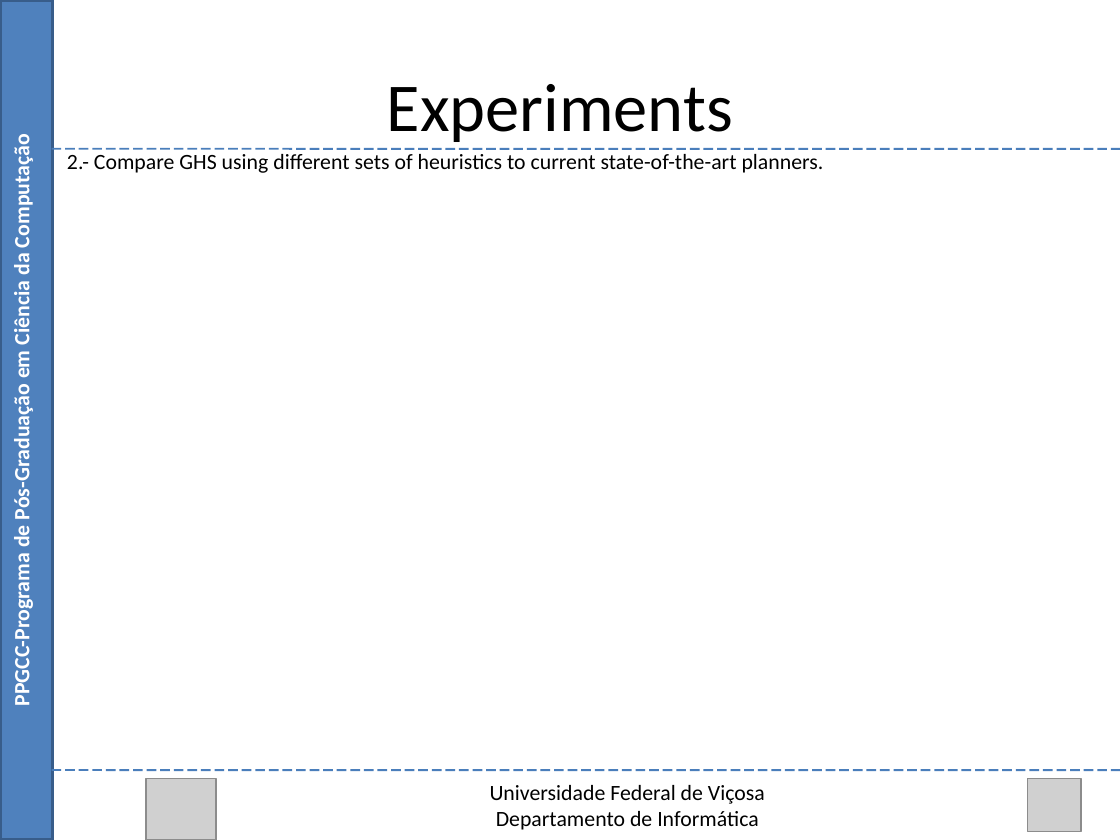
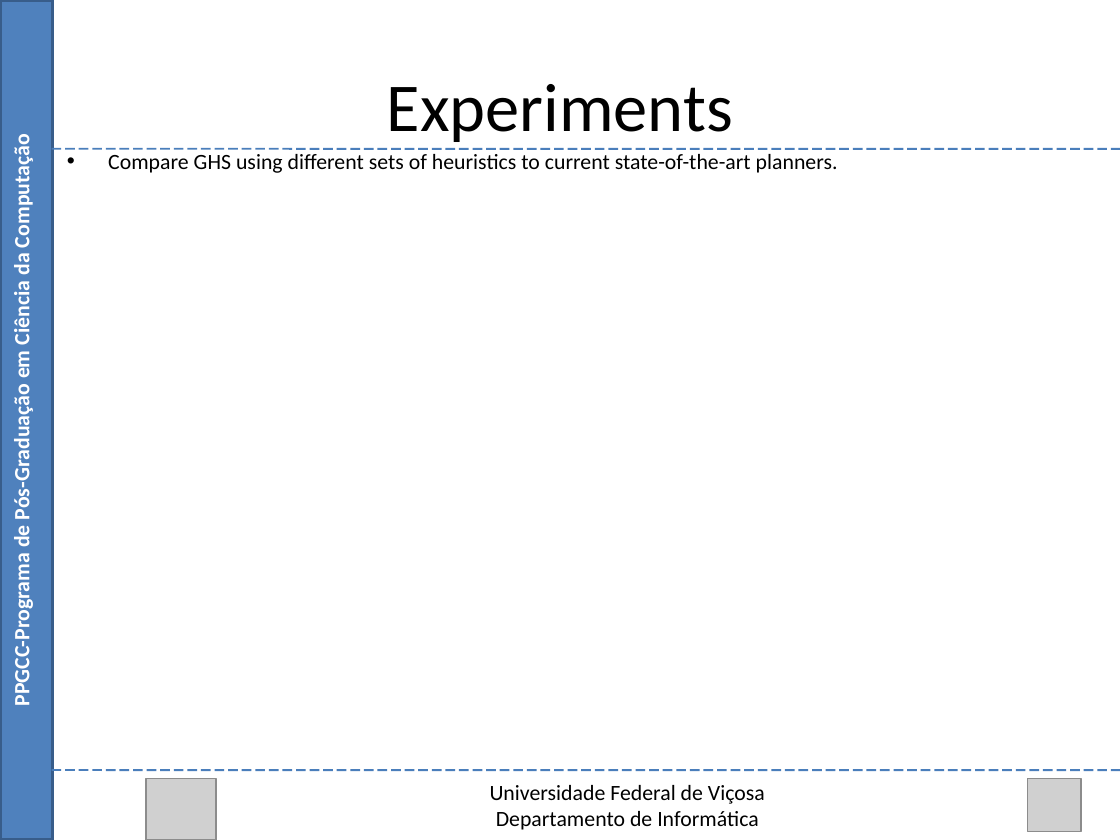
Before and after one commit to Marvinsky/research-marvin, a slide deck: slide 41 of latex/odp/selection heuristics.odp. Drawn at 1120x840 pixels with LibreOffice and Linux fonts; fonts in the diff are those of the drawing; grey boxes stand for pictures. Boxes give left, top, right and bottom in pixels: in the first picture for what was removed or moved away, otherwise in the second. Text is boxed around its words. In the diff, an @@ line names an element or a change of style, - is before the commit and + after.

```diff
--- a/latex/odp/selection heuristics.odp
+++ b/latex/odp/selection heuristics.odp
@@ text at bbox=[108, 154, 838, 173]: text changed @@
-2.- Compare GHS using different sets of heuristics to current state-of-the-art planners.
+• Compare GHS using different sets of heuristics to current state-of-the-art planners.
```
Also in this commit, not shown: 4 other slides changed, 1 slide added, 1 other file.
